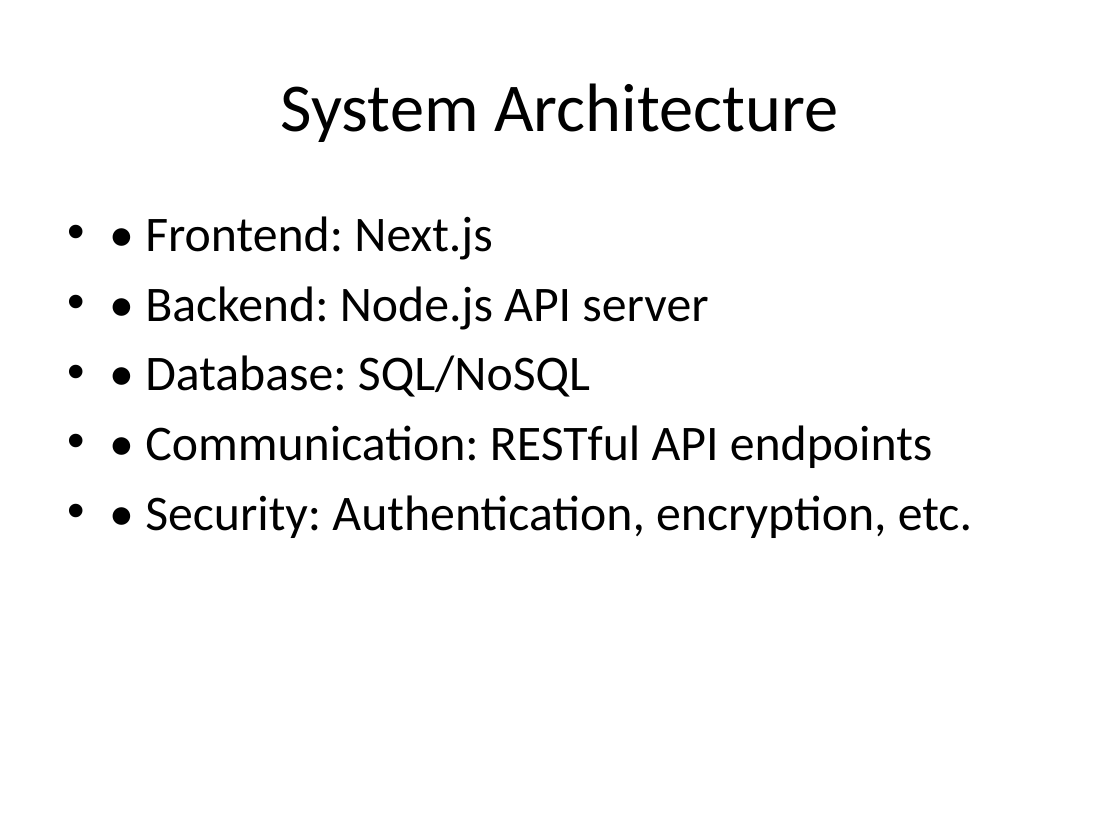
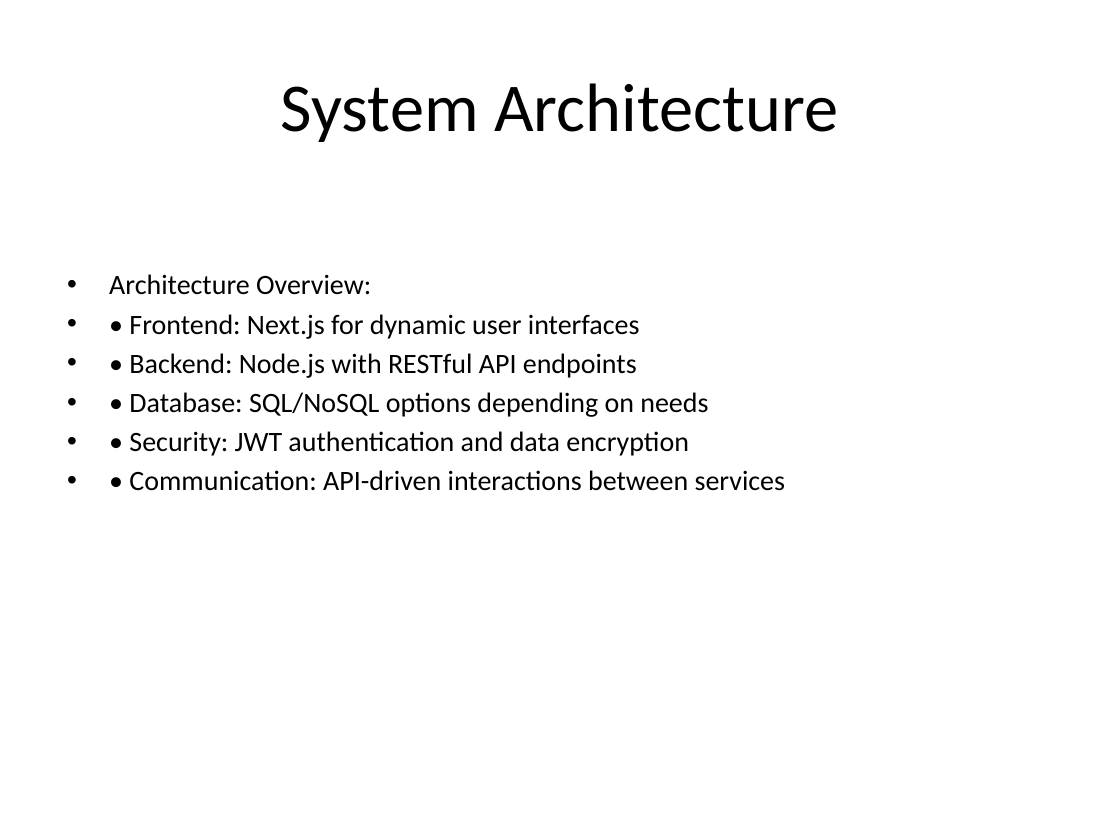
Before and after one commit to MedMoncef/cryptoBank, a slide deck: slide 5 of presentation/CryptoBankPresentation.pptx. Drawn at 1120x840 pixels with LibreOffice and Linux fonts; fonts in the diff are those of the drawing. Boxes give left, top, right and bottom in pixels: in the first picture for what was removed or moved away, otherwise in the second. Text is boxed around its words. In the diff, an @@ line names an element or a change of style, - is before the commit and + after.

```diff
--- a/presentation/CryptoBankPresentation.pptx
+++ b/presentation/CryptoBankPresentation.pptx
@@ text at box(109, 274, 786, 491): text changed; size 32 to 18 pt @@
-• • Frontend: Next.js
-• • Backend: Node.js API server
-• • Database: SQL/NoSQL
-• • Communication: RESTful API endpoints
-• • Security: Authentication, encryption, etc.
+• Architecture Overview:
+• • Frontend: Next.js for dynamic user interfaces
+• • Backend: Node.js with RESTful API endpoints
+• • Database: SQL/NoSQL options depending on needs
+• • Security: JWT authentication and data encryption
+• • Communication: API-driven interactions between services
```
Also in this commit, not shown: 10 other slides changed, 20 other files.
